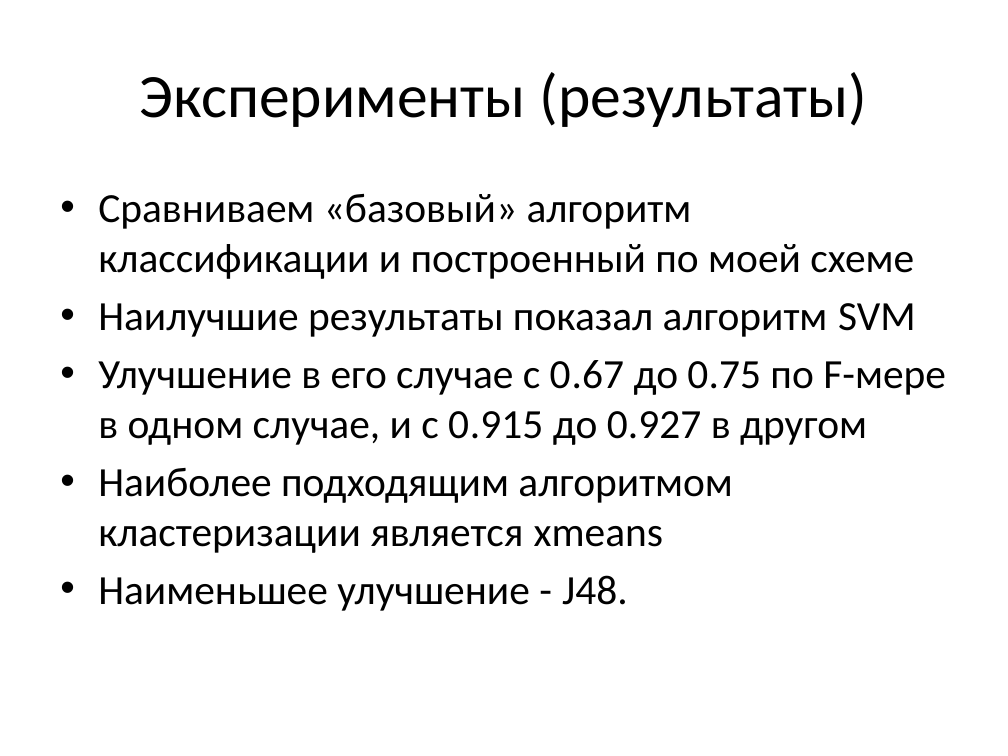
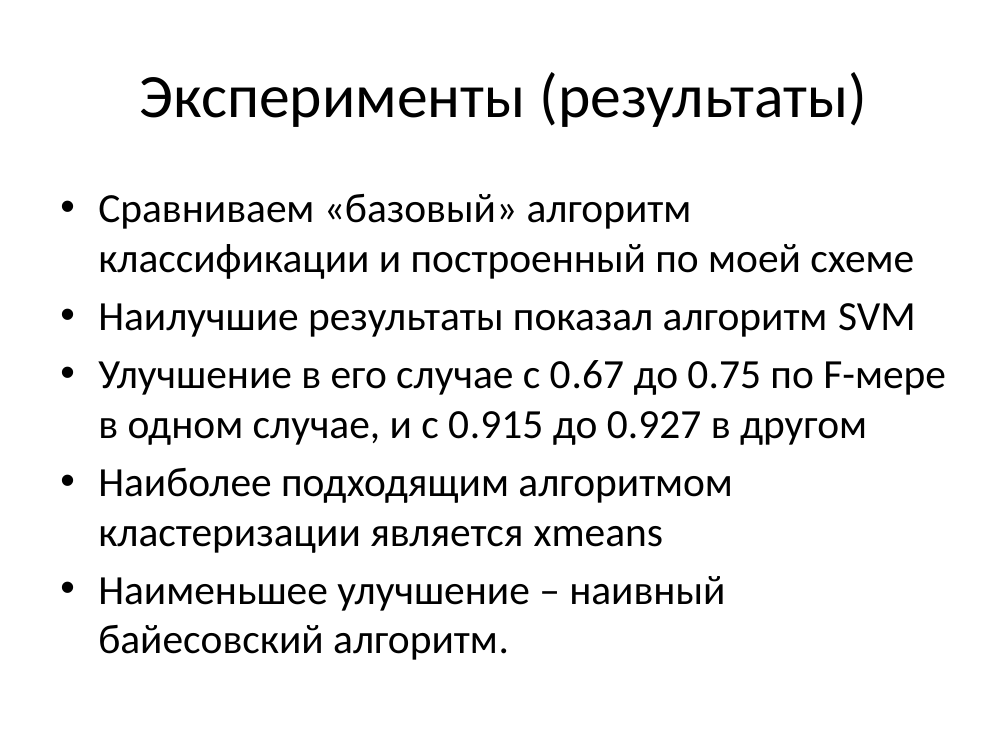
Before and after one commit to ttim/Diploma, a slide deck: slide 8 of docs/diploma.pptx. Drawn at 1008x756 pixels with LibreOffice and Linux fonts; fonts in the diff are those of the drawing. Boxes give left, top, right and bottom in pixels: in the first picture for what was removed or moved away, otherwise in the second. Text is boxed around its words. In the diff, an @@ line names an element or a change of style, - is before the commit and + after.

Commit message:
presentation is updated and text is added

```diff
--- a/docs/diploma.pptx
+++ b/docs/diploma.pptx
@@ text at bbox=[98, 576, 725, 660]: text changed @@
-• Наименьшее улучшение - J48.
+• Наименьшее улучшение – наивный байесовский алгоритм.
```
Also in this commit, not shown: 6 other slides changed, 30 other files.
